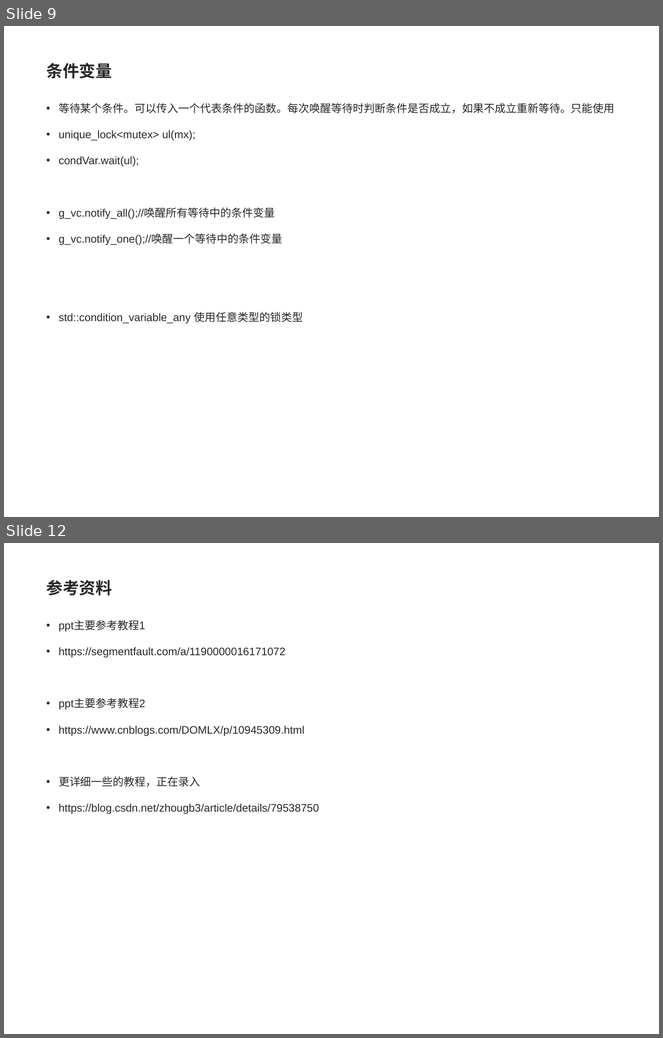
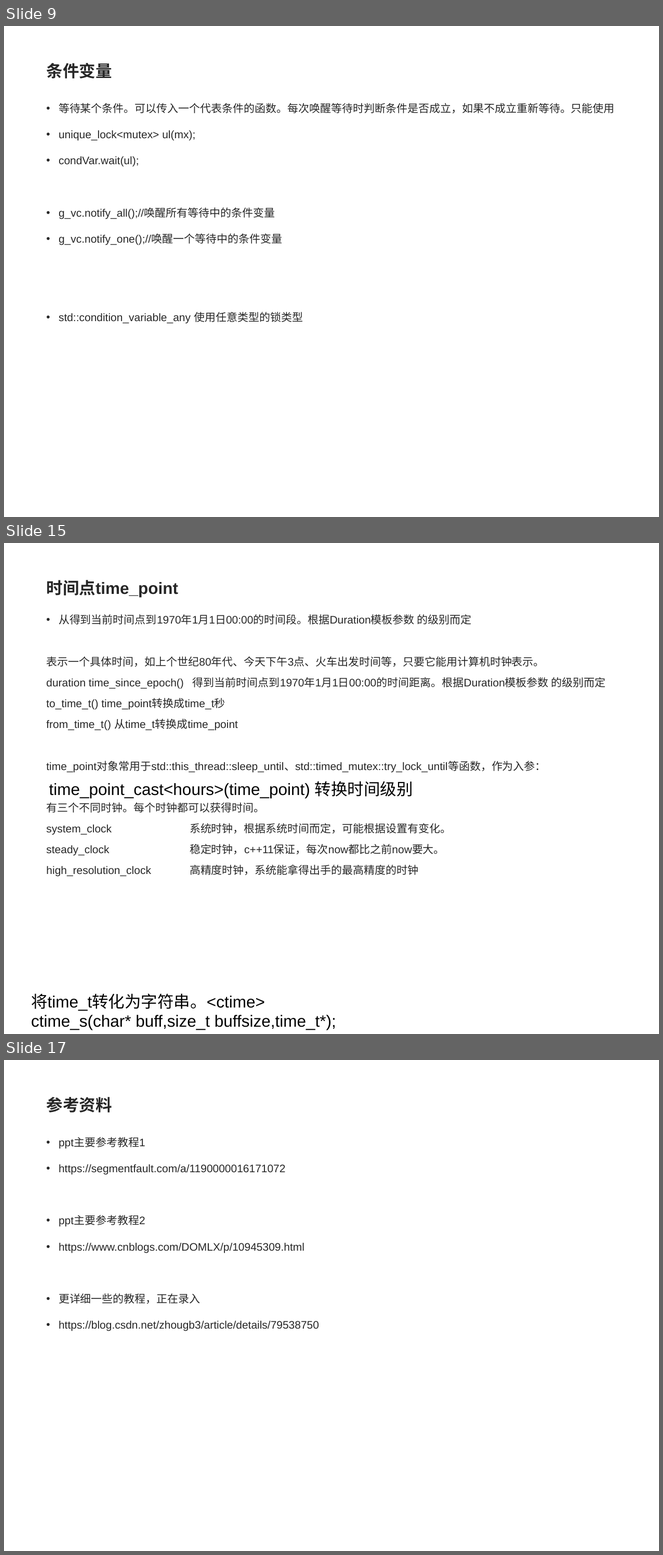
Before and after one commit to pointer1618/projects, a slide deck: lan7/c++11线程库.ppt. Shown one above the other, each under a label of ours: slides 9 and 12 before the commit, slides 9, 15 and 17 after it; the slides between them are not shown. The pictures are 663x1038 and 663x1555 pixels, drawn with LibreOffice and Linux fonts; fonts in the diff are those of the drawing; background and template pictures are left out. Boxes give left, top, right and bottom in pixels: in the first picture for what was removed or moved away, otherwise in the second. Text is boxed around its words. In the diff, an @@ line names an element or a change of style, - is before the commit and + after.

```diff
--- a/lan7/c++11线程库.ppt
+++ b/lan7/c++11线程库.ppt
@@ slide 15 added at (x1=4, y1=543, x2=659, y2=1034), background #FFFFFF @@
@@ title added at (x1=47, y1=580, x2=179, y2=598), 18 pt, text #262626, bold @@
+时间点time_point
@@ text added at (x1=46, y1=614, x2=606, y2=877), 12 pt, text #262626 @@
+• 从得到当前时间点到1970年1月1日00:00的时间段。根据Duration模板参数 的级别而定
+表示一个具体时间，如上个世纪80年代、今天下午3点、火车出发时间等，只要它能用计算机时钟表示。
+duration time_since_epoch() 得到当前时间点到1970年1月1日00:00的时间距离。根据Duration模板参数 的级别而定
+to_time_t() time_point转换成time_t秒
+from_time_t() 从time_t转换成time_point
+time_point对象常用于std::this_thread::sleep_until、std::timed_mutex::try_lock_until等函数，作为入参：
+有三个不同时钟。每个时钟都可以获得时间。
+system_clock 系统时钟，根据系统时间而定，可能根据设置有变化。
+steady_clock 稳定时钟，c++11保证，每次now都比之前now要大。
+high_resolution_clock 高精度时钟，系统能拿得出手的最高精度的时钟
@@ text added at (x1=49, y1=781, x2=413, y2=798), 18 pt, text #000000 @@
+time_point_cast<hours>(time_point) 转换时间级别
@@ text added at (x1=31, y1=994, x2=336, y2=1030), 18 pt, text #000000 @@
+将time_t转化为字符串。<ctime>
+ctime_s(char* buff,size_t buffsize,time_t*);
@@ what was slide 12 is now slide 17 @@
```
Also in this commit, not shown: 3 slides changed, 4 other slides added.
